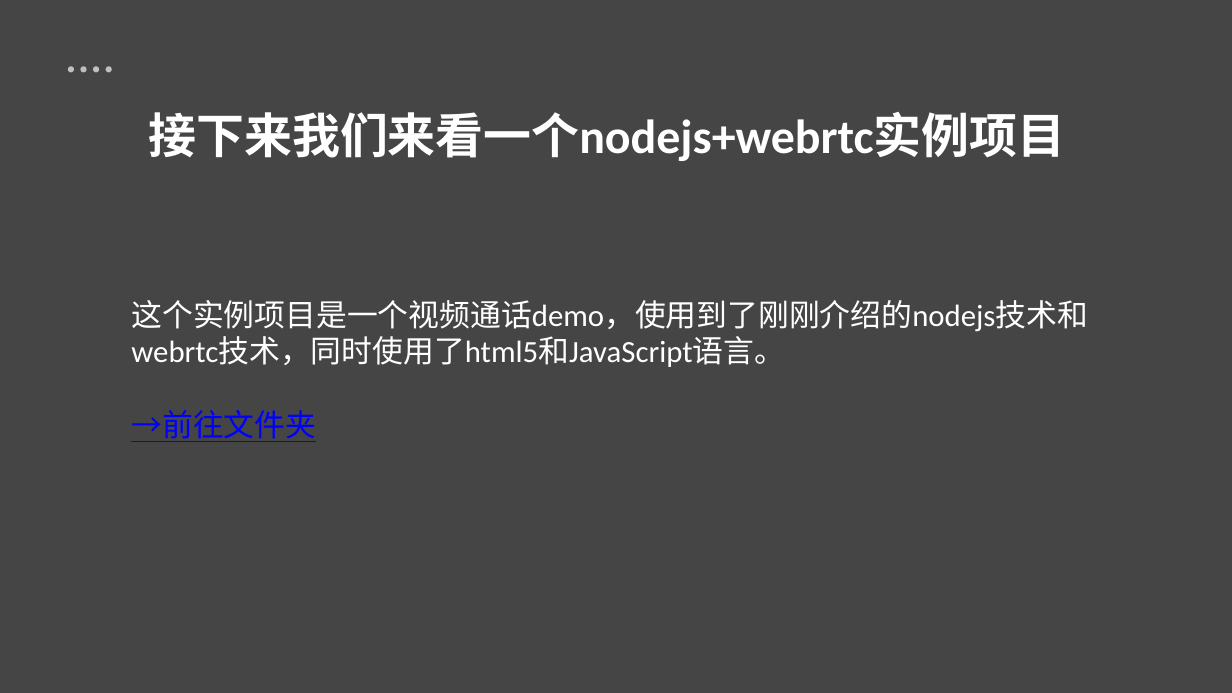
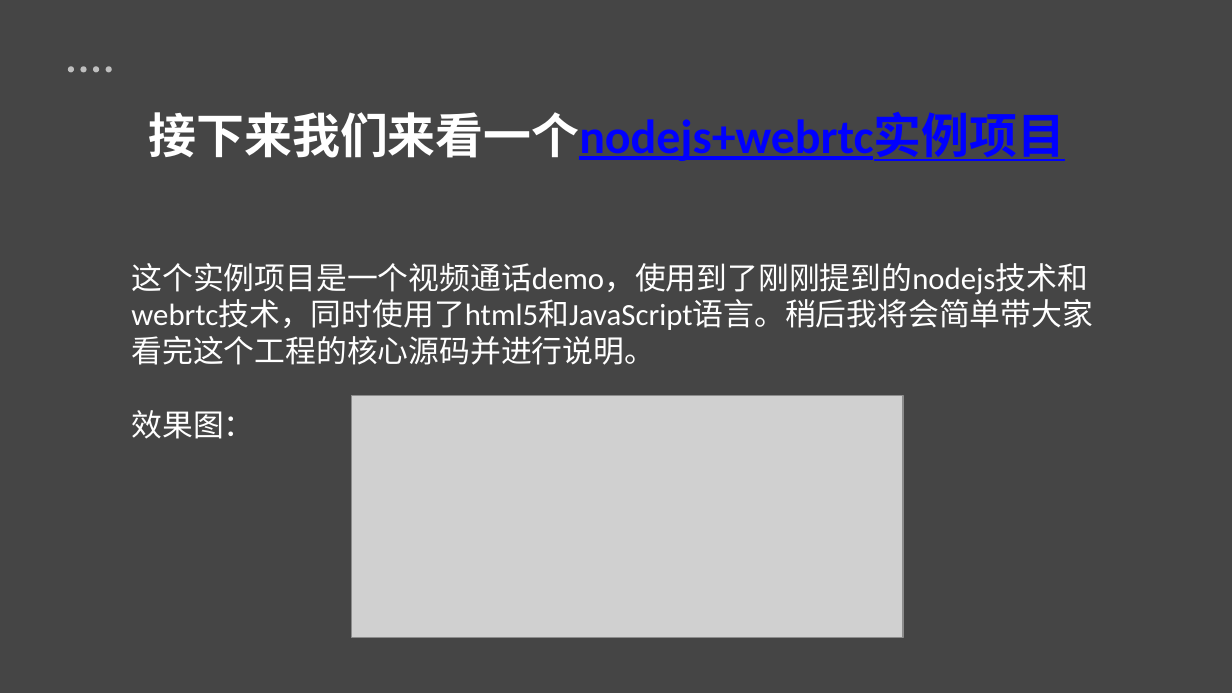
Before and after one commit to gerryhjs/htmljs, a slide deck: slide 27 of html&js课件/html&js.pptx (slide 24 before the commit). Drawn at 1232x693 pixels with LibreOffice and Linux fonts; fonts in the diff are those of the drawing; grey boxes stand for pictures. Boxes give left, top, right and bottom in pixels: in the first picture for what was removed or moved away, otherwise in the second. Text is boxed around its words. In the diff, an @@ line names an element or a change of style, - is before the commit and + after.

```diff
--- a/html&js课件/html&js.pptx
+++ b/html&js课件/html&js.pptx
@@ text "接下来我们来看一个nodejs+webrtc实例项目" at bbox=[149, 112, 1065, 161]: text colour #FFFFFF to #0000FF, underline on in "接下来我们来看一个nodejs+webrtc实例项目" @@
@@ text at bbox=[131, 263, 1093, 439]: text changed @@
-这个实例项目是一个视频通话demo，使用到了刚刚介绍的nodejs技术和webrtc技术，同时使用了html5和JavaScript语言。
-→前往文件夹
+这个实例项目是一个视频通话demo，使用到了刚刚提到的nodejs技术和webrtc技术，同时使用了html5和JavaScript语言。稍后我将会简单带大家看完这个工程的核心源码并进行说明。
+效果图：
@@ picture added at bbox=[351, 395, 903, 638] @@
```
Also in this commit, not shown: 1 other slide changed, 6 slides added.
